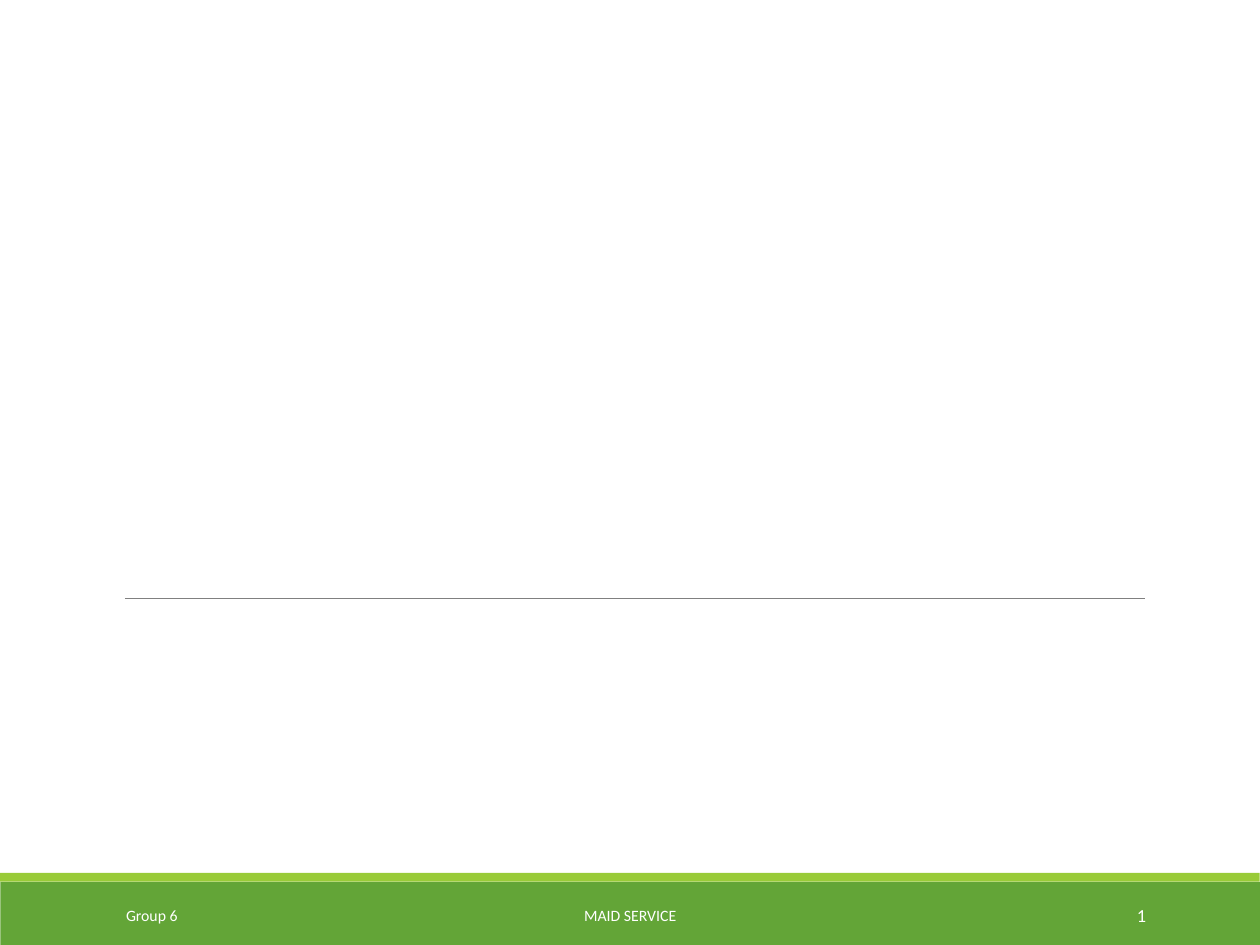
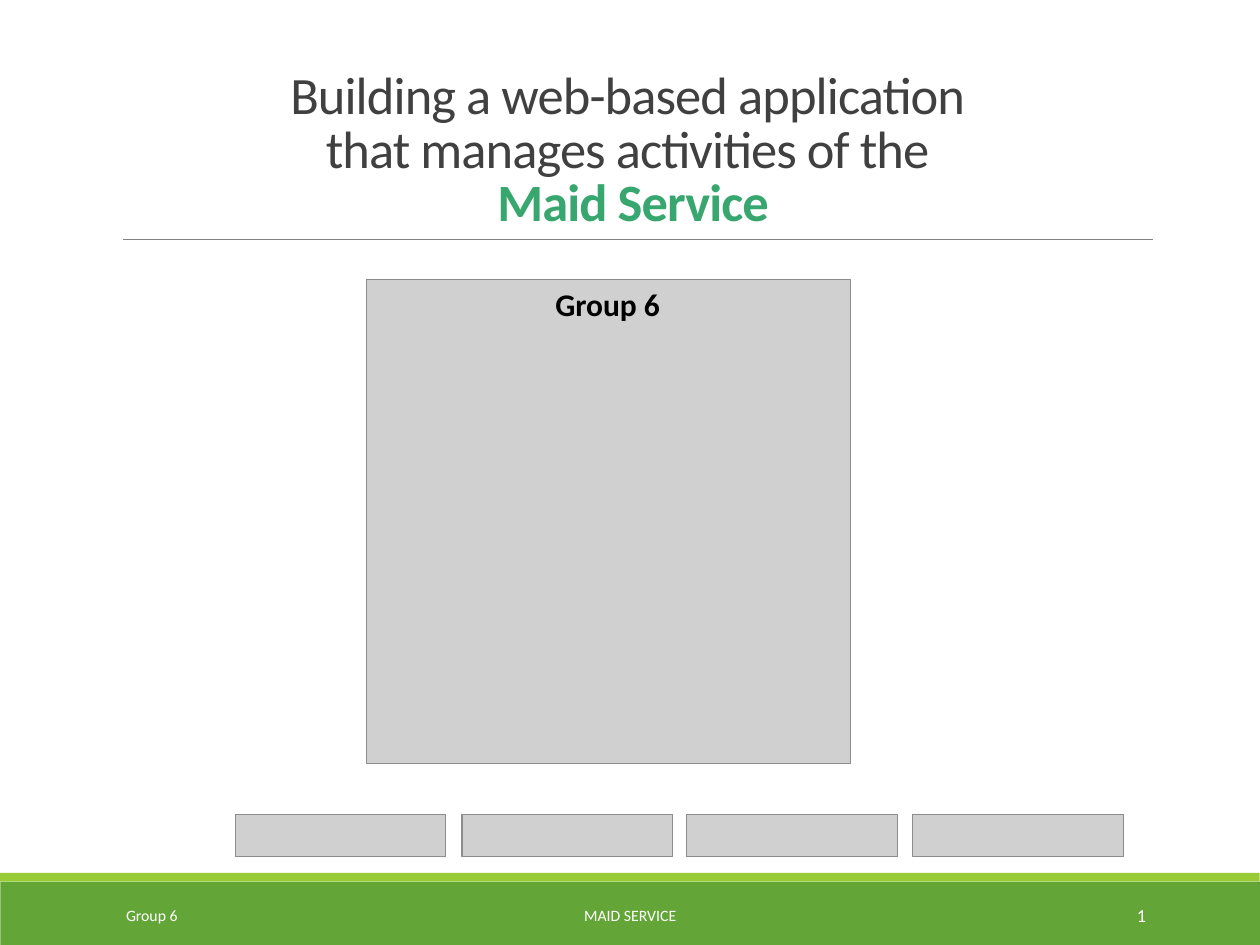
Before and after one commit to TuanBT/ms-website, a slide deck: slide 1 of Presentation/MS_Slide.pptx. Drawn at 1260x945 pixels with LibreOffice and Linux fonts; fonts in the diff are those of the drawing; grey boxes stand for pictures; background and template pictures are left out. Boxes give left, top, right and bottom in pixels: in the first picture for what was removed or moved away, otherwise in the second. Text is boxed around its words. In the diff, an @@ line names an element or a change of style, - is before the commit and + after.

```diff
--- a/Presentation/MS_Slide.pptx
+++ b/Presentation/MS_Slide.pptx
@@ text added at bbox=[290, 77, 965, 222], 30 pt, text #404040 @@
+Building a web-based application
+that manages activities of the
+Maid Service
@@ line moved from (125, 598) - (1145, 598) to (123, 239) - (1153, 239) @@
@@ picture added at bbox=[367, 280, 850, 764] @@
@@ text added at bbox=[555, 294, 660, 321], 18 pt, text #000000, bold @@
+Group 6
@@ group added at bbox=[236, 815, 1124, 857]: 4 pictures @@
```
Also in this commit, not shown: 9 other slides changed, 3 slides added, 1 slide removed.
